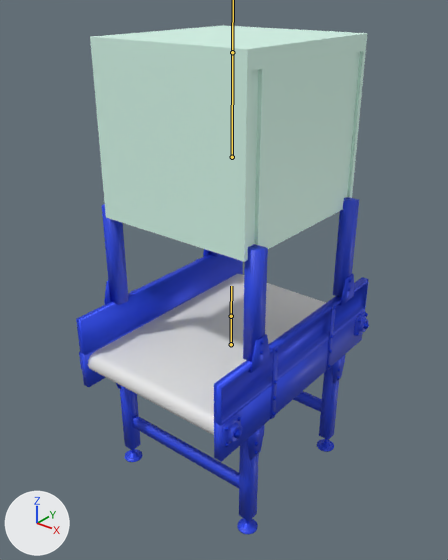
The FBX model models/conveyor/fbx/transformer.fbx: old version first, new version second.
Both versions are drawn from a 50 mm lens placed at (1.367, -1.757, 1.951), pointed at (-0.019, -0.025, 0.877). Every picture has the same lights, and +X, +Y and +Z are marked at lower left. The bones that bend it are drawn over the model as lines.

The first picture shows 'Upgrader'.
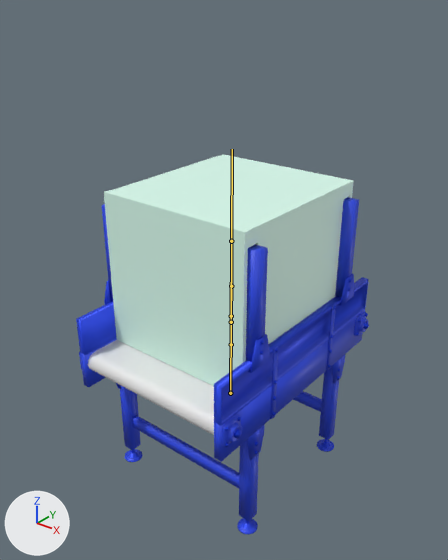
The newer file adds an action. The first version stands in its rest pose; the second is drawn at frame 1 of the action 'Armature|Opening'.

Boxes [x1, y1, x2, y2] around the edits, measured in the pictures (448 x 560 px):
'Upgrader', posed (25% shorter)
    before: [76, 25, 369, 535]
    after: [76, 154, 369, 535]
bone 'Upgrader', root to tip
    before: (232, 157) to (232, 52)
    after: (230, 393) to (231, 322)

The edits, one by one:
Bone 'Upgrader' (bone_upgrader) moves from (0.0, 0.0, 0.0) to (0.0, -7.63, 0.0).
